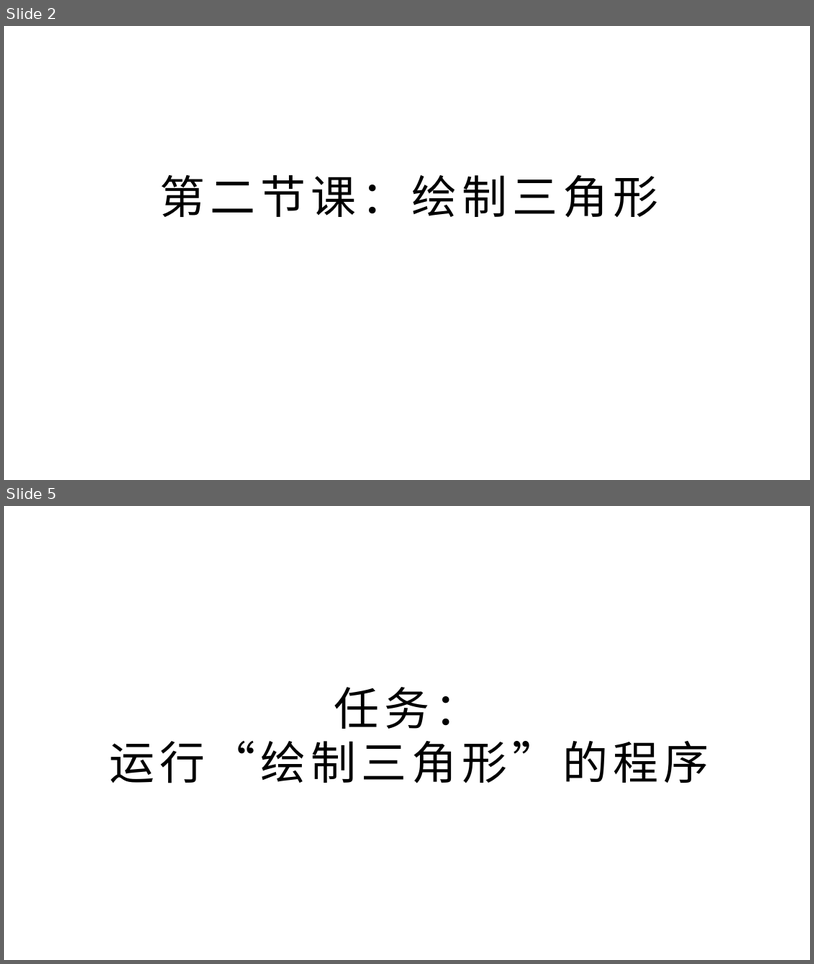
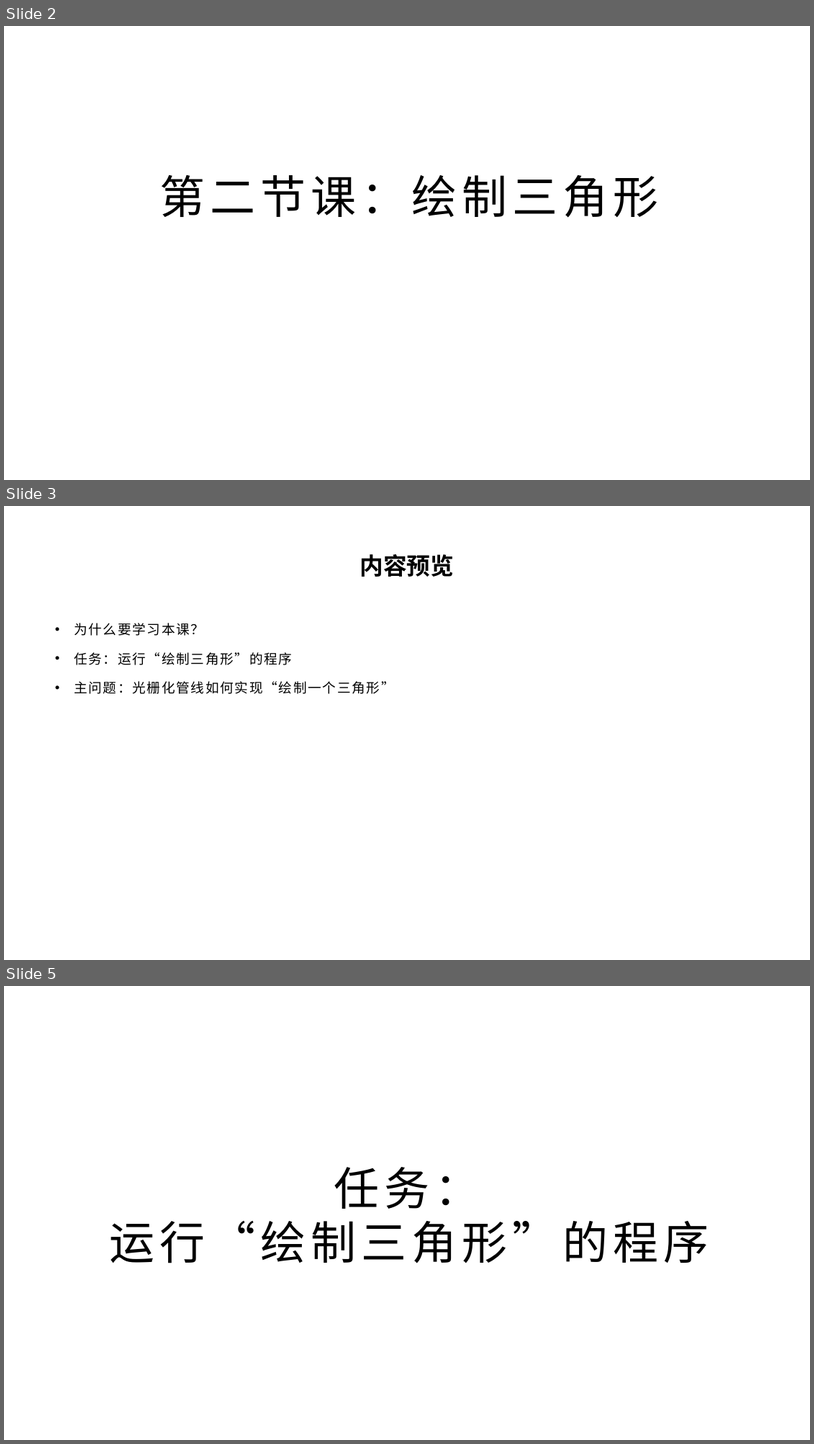
Before and after one commit to Wonder-Technology/SnakeEdu, a slide deck: packages/2_triangle/ppt/绘制三角形.pptx. Shown one above the other, each under a label of ours: slides 2 and 5 before the commit, slides 2, 3 and 5 after it; the slides between them are not shown. The pictures are 814x964 and 814x1444 pixels, drawn with LibreOffice and Linux fonts; fonts in the diff are those of the drawing; background and template pictures are left out. Boxes give left, top, right and bottom in pixels: in the first picture for what was removed or moved away, otherwise in the second. Text is boxed around its words. In the diff, an @@ line names an element or a change of style, - is before the commit and + after.

```diff
--- a/packages/2_triangle/ppt/绘制三角形.pptx
+++ b/packages/2_triangle/ppt/绘制三角形.pptx
@@ slide 3 added at box(4, 506, 810, 960), background picture (left out) @@
@@ text added at box(360, 554, 455, 577), 28 pt, text #000000, bold @@
+内容预览
@@ text added at box(74, 623, 395, 694), 16 pt, text #000000 @@
+• 为什么要学习本课？
+• 任务：运行“绘制三角形”的程序
+• 主问题：光栅化管线如何实现“绘制一个三角形”
```
Also in this commit, not shown: 4 slides changed, 1 slide removed, 4 other files.
